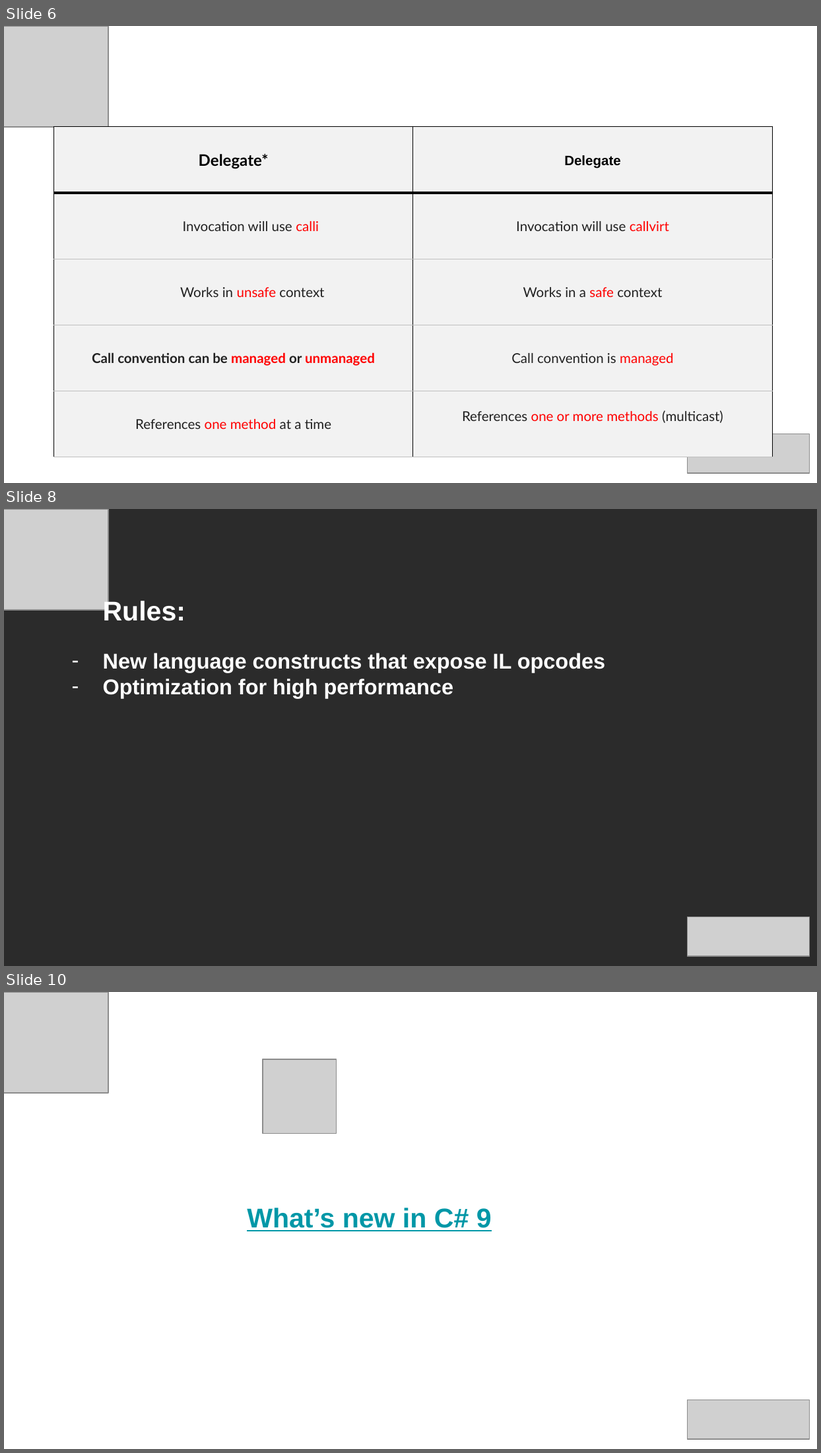
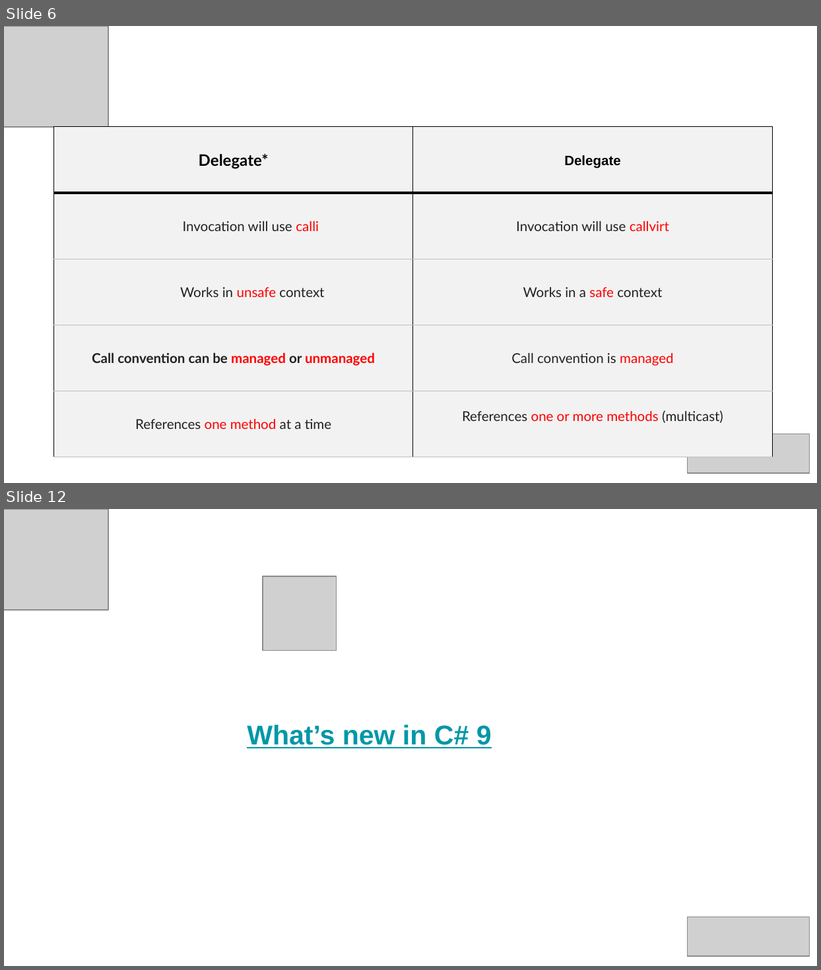
Before and after one commit to 94adi/DesignPatterns, a slide deck: FunctionPointer/Function Pointers proviz.pptx. Shown one above the other, each under a label of ours: slides 6, 8 and 10 before the commit, slides 6 and 12 after it; the slides between them are not shown. The pictures are 821x1453 and 821x970 pixels, drawn with LibreOffice and Linux fonts; fonts in the diff are those of the drawing; grey boxes stand for pictures; background and template pictures are left out; a plain dark background stands for a picture behind light text. Boxes give left, top, right and bottom in pixels: in the first picture for what was removed or moved away, otherwise in the second. Text is boxed around its words. In the diff, an @@ line names an element or a change of style, - is before the commit and + after.

```diff
--- a/FunctionPointer/Function Pointers proviz.pptx
+++ b/FunctionPointer/Function Pointers proviz.pptx
@@ slide 8 removed at <box>4,509,817,966</box>, background picture (left out) @@
@@ picture removed at <box>4,509,109,610</box> @@
@@ text removed at <box>103,599,186,621</box> @@
-Rules:
@@ text removed at <box>103,653,605,698</box> @@
-– New language constructs that expose IL opcodes
-– Optimization for high performance
@@ picture removed at <box>687,917,809,956</box> @@
@@ what was slide 10 is now slide 12 @@
```
Also in this commit, not shown: 2 slides changed, 3 slides added.
